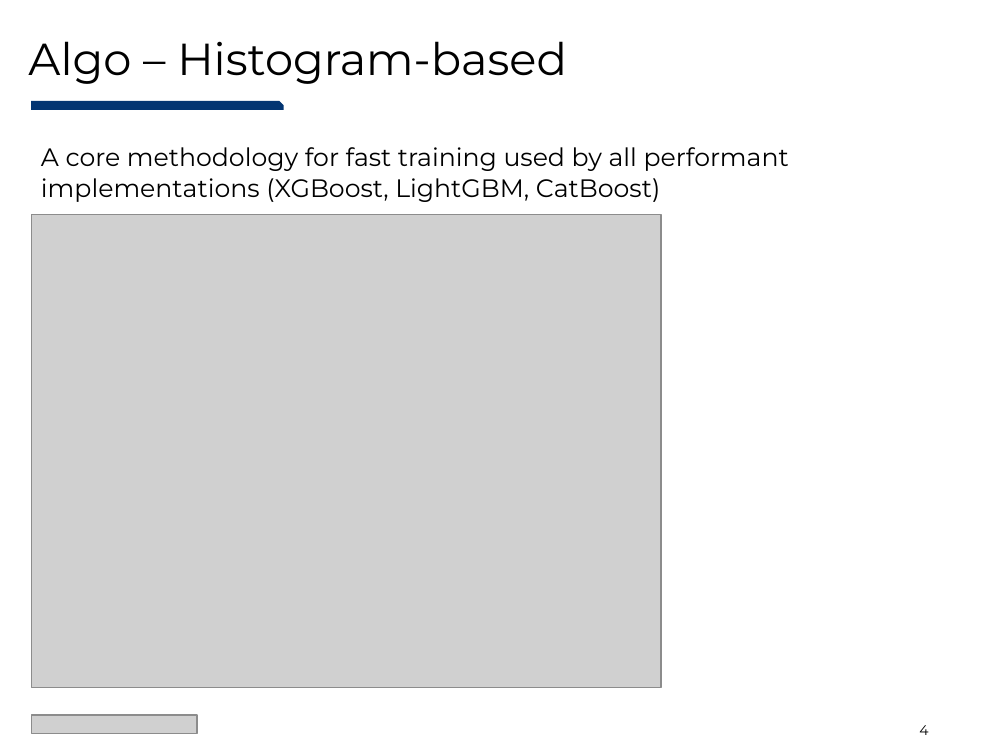
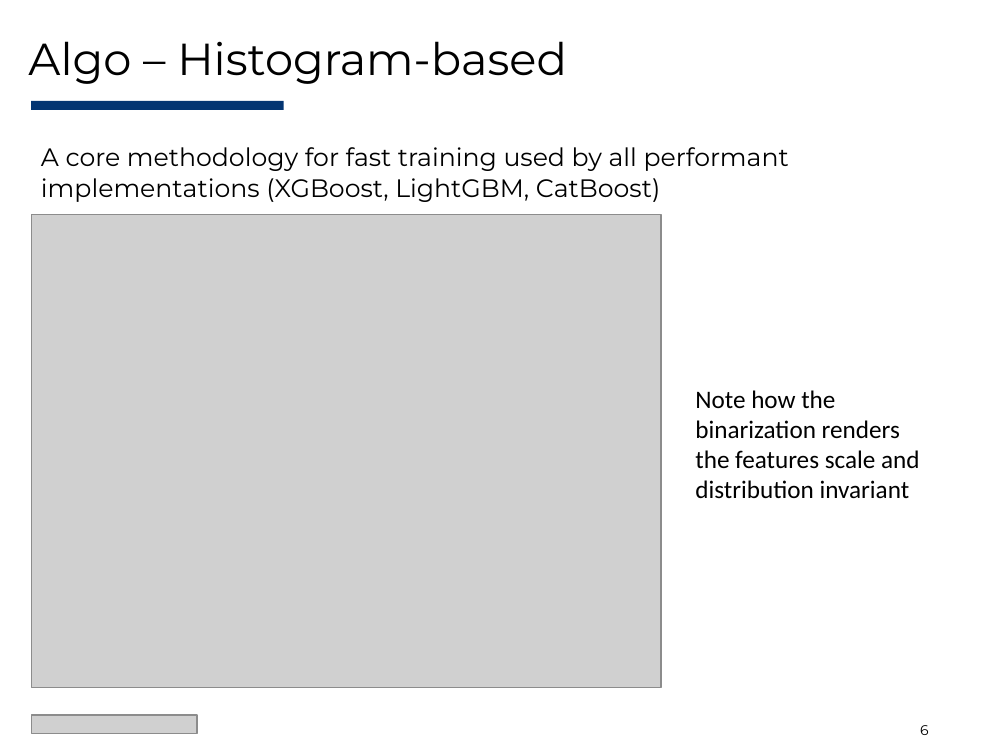
Before and after one commit to Evovest/EvoTrees.jl, a slide deck: slide 6 of docs/juliacon/EvoTrees-JuliaCon2025.pptx (slide 4 before the commit). Drawn at 1008x756 pixels with LibreOffice and Linux fonts; fonts in the diff are those of the drawing; grey boxes stand for pictures. Boxes give left, top, right and bottom in pixels: in the first picture for what was removed or moved away, otherwise in the second. Text is boxed around its words. In the diff, an @@ line names an element or a change of style, - is before the commit and + after.

```diff
--- a/docs/juliacon/EvoTrees-JuliaCon2025.pptx
+++ b/docs/juliacon/EvoTrees-JuliaCon2025.pptx
@@ rectangle at [31, 101, 284, 110]: snip rect to rectangle @@
@@ text added at [695, 390, 920, 499], 18 pt, text #000000 @@
+Note how the binarization renders the features scale and distribution invariant
@@ page number at [920, 725, 929, 735]: text changed @@
-4
+6
```
Also in this commit, not shown: 7 other slides changed, 3 slides added, 3 slides removed, 12 other files.
